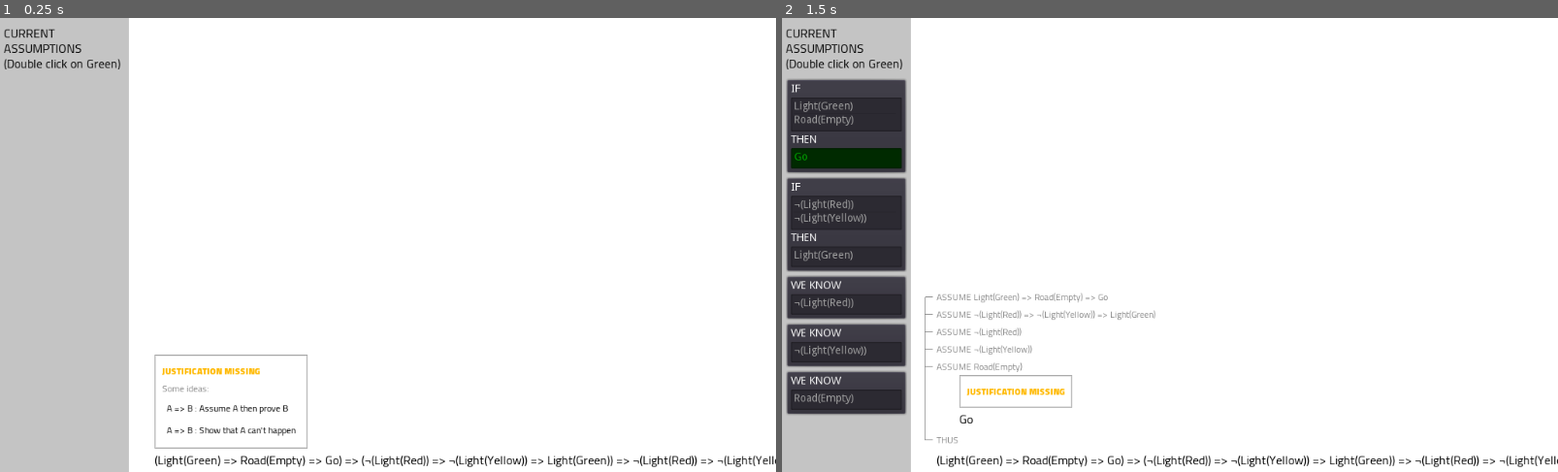
Above: before the commit, frames 1-2 (left to right).
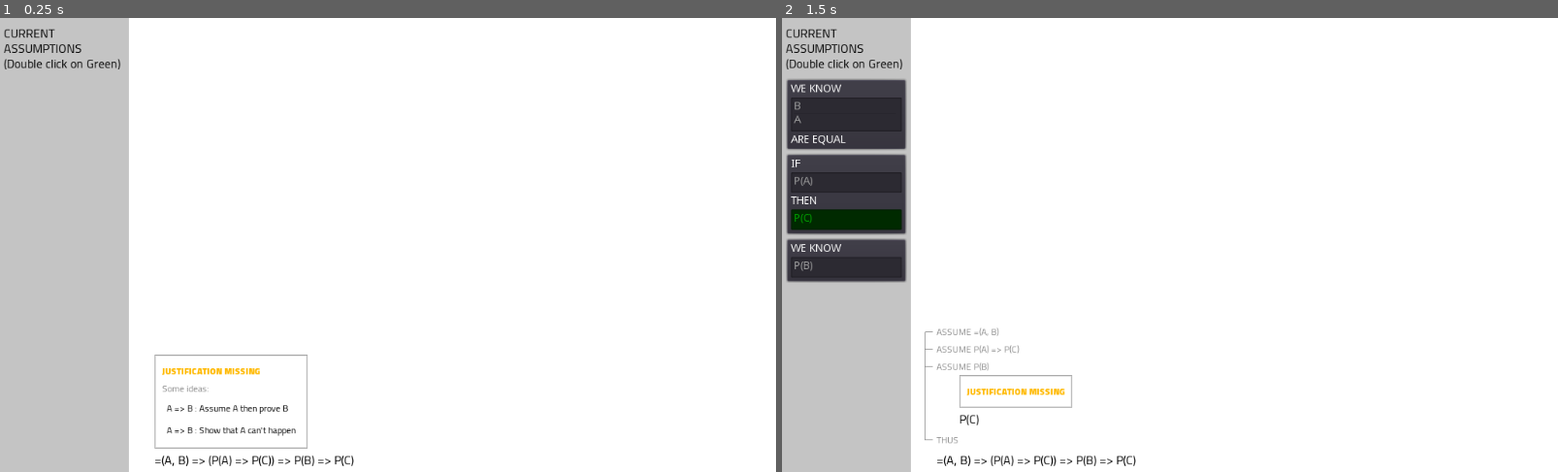
Above: after the commit, the same moments.

Repository: Negabinary/Math-Playground
Game: Godot game, scene res://Main.tscn
Two runs of this game, one before a commit and one after it. Both use one fixed random seed, a clock stepped at 60 frames per second and the inputs below.
Inputs (mouse positions are in pixels of both pictures, inside the frame that each line leads up to):
- Up to frame 1 (0.25 s): no input
- Up to frame 2 (1.5 s): click "A => B : Assume A then prove B" at 0.5 s; tap Enter at 1.25 s; move the mouse to (1340, 222) at 1.27 s; click (1340, 222) at 1.42 s

The runs differ from the first frame. In frame 1, 0.9% of the frame differs, in the area x 19-100%, y 96-99%; in frame 2, 8.3%, in the area x 0-100%, y 14-99%.

Commit message:
Added visual selection box to WrittenStatement

Diff:
--- a/Assumptions.gd
+++ b/Assumptions.gd
@@ -59,8 +59,6 @@
 
 
 func _on_assumption_refine(assumption:ProofStep, definition:ExprItemType, locator:UniversalLocator):
-	print(definition)
-	print(locator.get_expr_item())
 	var refined_ps = ProofStep.new(assumption.get_statement().as_expr_item().deep_replace_types({definition:locator.get_expr_item()}))
 	refined_ps.justify_with_specialisation(assumption, definition, locator.get_expr_item())
 	save_assumption(refined_ps)
--- a/Main.gd
+++ b/Main.gd
@@ -12,15 +12,15 @@
 func _set_up() -> void:
 	var w2 = ExprItem.from_string("=>(=>(A,B),=>(=>(B,C),=>(A,C)))")
 #	w2 = ExprItem.from_string("=>(=>(A,=>(B,C)),=>(=>(A,B),C))")
-#	w2 = ExprItem.from_string("=>(=>(=>(A,B),C),=>(A,=>(B,C)))")
-#	w2 = ExprItem.from_string("=>(=(A,B),=>(=>(P(A),P(C)),=>(P(B),P(C))))")
-	w2 = ExprItem.from_string("=>(=>(A,=>(B,C)),=>(=>(A,=>(C,D)),=>(A,=>(B,D))))")
+	w2 = ExprItem.from_string("=>(=>(=>(A,B),C),=>(A,=>(B,C)))")
+	w2 = ExprItem.from_string("=>(=(A,B),=>(=>(P(A),P(C)),=>(P(B),P(C))))")
+#	w2 = ExprItem.from_string("=>(=>(A,=>(B,C)),=>(=>(A,=>(C,D)),=>(A,=>(B,D))))")
 #	w2 = ExprItem.from_string("For all(X,<=>(Bool(X),=>(¬(=(X,True)),(X,False))))")
 #	w2 = ExprItem.from_string("=>(For all(X,=>(Bool(X),=>(¬(=(X,True)),=(X,False)))),=>(For all(X,=>(=>(¬(=(X,True)),=(X,False)),Bool(X))),Bool(True)))")
 #	w2 = ExprItem.from_string("=>(For all(Z, =(Z,Z)),=>(=(2,S(S(0))),=>(=(4,S(S(S(S(0))))),=>(For all(X,=(+(X,0),X)),=>(For all(X,For all(Y,=(+(X,S(Y)),S(+(X,Y))))),=(+(2,2),4))))))")
 #	w2 = ExprItem.from_string("=>(Even(0),=>(Odd(S(0)),=>(=(Double(0),0),=>(Forall(X,=(Double(S(X)),S(S(Double(X))))),=>(Even(A),Even(Double(A)))))))")
 #	w2 = ExprItem.from_string("=>(For all(X,=>(For all(Y, ¬(=(X,S(Y)))),=(X,0))),=>(For all(X,=(+(X,0),X)),=>(For all(X,For all(Y,=(+(X,S(Y)),S(+(X,Y))))),For all(X,=(+(0,X),X)))))")
-	w2 = ExprItem.from_string("=>(=>(Light(Green),=>(Road(Empty),Go)),=>(=>(¬(Light(Red)),=>(¬(Light(Yellow)),Light(Green))),=>(¬(Light(Red)),=>(¬(Light(Yellow)),=>(Road(Empty),Go)))))")
+#	w2 = ExprItem.from_string("=>(=>(Light(Green),=>(Road(Empty),Go)),=>(=>(¬(Light(Red)),=>(¬(Light(Yellow)),Light(Green))),=>(¬(Light(Red)),=>(¬(Light(Yellow)),=>(Road(Empty),Go)))))")
 
 	root_ps = ProofStep.new(w2)
 	#ui_proof_steps.display_proof(root_ps)
--- a/Main.tscn
+++ b/Main.tscn
@@ -133,5 +133,3 @@
 margin_left = 878.0
 margin_right = 1024.0
 margin_bottom = 600.0
-
-[node name="ProofDAG" type="Node" parent="."]
--- a/project.godot
+++ b/project.godot
@@ -92,6 +92,14 @@
 
 enabled=PoolStringArray( "gut", "zylann.project_stats" )
 
+[input]
+
+mouse_left={
+"deadzone": 0.5,
+"events": [ Object(InputEventMouseButton,"resource_local_to_scene":false,"resource_name":"","device":0,"alt":false,"shift":false,"control":false,"meta":false,"command":false,"button_mask":0,"position":Vector2( 0, 0 ),"global_position":Vector2( 0, 0 ),"factor":1.0,"button_index":1,"pressed":false,"doubleclick":false,"script":null)
+ ]
+}
+
 [rendering]
 
 quality/driver/driver_name="GLES2"
--- a/src/model/expr_item.gd
+++ b/src/model/expr_item.gd
@@ -147,3 +147,35 @@
 			+ children_string.left(children_string.length() - 2)
 			+ ")"
 		)
+
+
+func get_postorder_rect_list(font:Font, offset, list:=[], string:=[""]):
+	var start = font.get_string_size(string[0]).x
+
+	if children.size() == 0:
+		string[0] += type.to_string()
+	elif type == GlobalTypes.IMPLIES:
+		if children[0].get_type() == GlobalTypes.IMPLIES:
+			string[0] += "("
+			children[0].get_postorder_rect_list(font, offset, list, string)
+			string[0] += ")"
+		else:
+			children[0].get_postorder_rect_list(font, offset, list, string)
+		string[0] += " => "
+		children[1].get_postorder_rect_list(font, offset, list, string)
+	else:
+		string[0] += type.to_string()
+		string[0] += "("
+		for child in children:
+			child.get_postorder_rect_list(font, offset, list, string)
+			string[0] += ", "
+		string[0] = string[0].left(string[0].length() - 2)
+		string[0] += ")"
+
+	list.append(Rect2(
+		offset+start, 0,
+		font.get_string_size(string[0]).x - start,
+		font.get_string_size(string[0]).y
+	))
+
+	return list
--- a/src/model/locator.gd
+++ b/src/model/locator.gd
@@ -48,3 +48,10 @@
 
 func _to_string():
 	return expr_item.to_string()
+
+
+func get_postorder_locator_list(list=[]):
+	for child_id in get_child_count():
+		get_child(child_id).get_postorder_locator_list(list)
+	list.append(self)
+	return list
--- a/src/situation/proof_step.gd
+++ b/src/situation/proof_step.gd
@@ -206,13 +206,3 @@
 
 	func get_justification_text():
 		return "MAKES THE FOLLOWING VACUOUS"
-
-#class SpecializationJusticfication extends Justification:
-#
-#	var assumption:ProofStep
-#	var type_map:Dictionary #<ExprItemType, ExprItem|ExprItemType>
-#
-#	func _init(new_assumption:ProofStep, new_type_map:Dictionary):
-#		assumption = new_assumption
-#		type_map = new_type_map
-#		requirements = [assumption]
--- a/src/visual/written_proof/written_statement.gd
+++ b/src/visual/written_proof/written_statement.gd
@@ -1,17 +1,27 @@
 extends Control
 class_name WrittenStatement
 
+signal selection_changed
+
 var expr_item : ExprItem = ExprItem.from_string("MISSING")
+
+var is_selected = true
+var selection = 0
 
 var font : Font
 var offset : int
 var font_color : Color
 
-var locator_to_regions := {}
+var locators := []
+var rects := []
+
+var string := ""
 
 
 func set_expr_item(new_expr_item:ExprItem) -> void:
 	expr_item = new_expr_item
+	selection = 0
+	is_selected = false
 	update()
 
 
@@ -19,8 +29,30 @@
 	font = get_font("font", "WrittenStatement")
 	offset = get_constant("indentation", "WrittenProof")
 	font_color = get_color("font_color", "WrittenStatement")
+
+	string = ""
+	locators = Locator.new(expr_item).get_postorder_locator_list()
+	rects = expr_item.get_postorder_rect_list(font, offset)
+
+	if is_selected:
+		var rect = rects[selection]
+		draw_style_box(get_stylebox("highlighted", "WrittenStatement"), rect)
+
 	draw_string(font, Vector2(offset, font.get_ascent()), expr_item.to_string(), font_color)
 	set_custom_minimum_size(Vector2(offset, 0) + font.get_string_size(expr_item.to_string()))
-	print(rect_size)
-	print(rect_min_size)
-	print(offset)
+
+
+func _input(event):
+	if event is InputEventMouseButton:
+		print(event.position)
+		var position = event.position - get_global_rect().position
+		print(rects.size())
+		for i in rects.size():
+			print(i)
+			print(rects[i])
+			if rects[i].has_point(position):
+				selection = i
+				is_selected = true
+				update()
+				emit_signal("selection_changed", locators[i])
+				break
Not shown, added: docs/favicon.png.import
Not shown, added: docs/index.png.import
Binary file changed: theme/main_theme.theme
